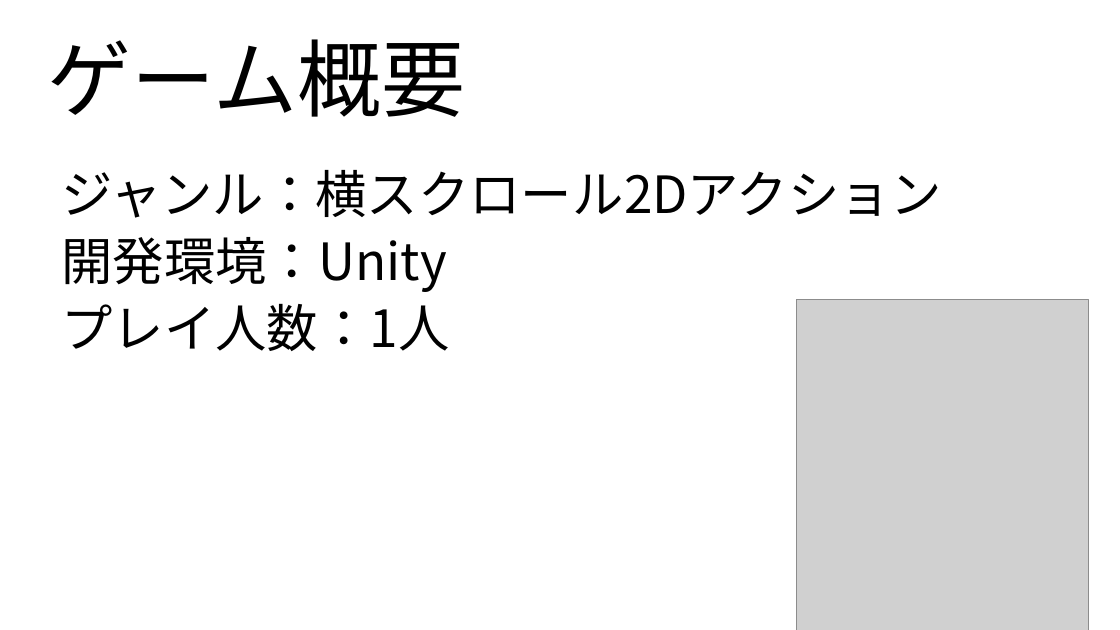
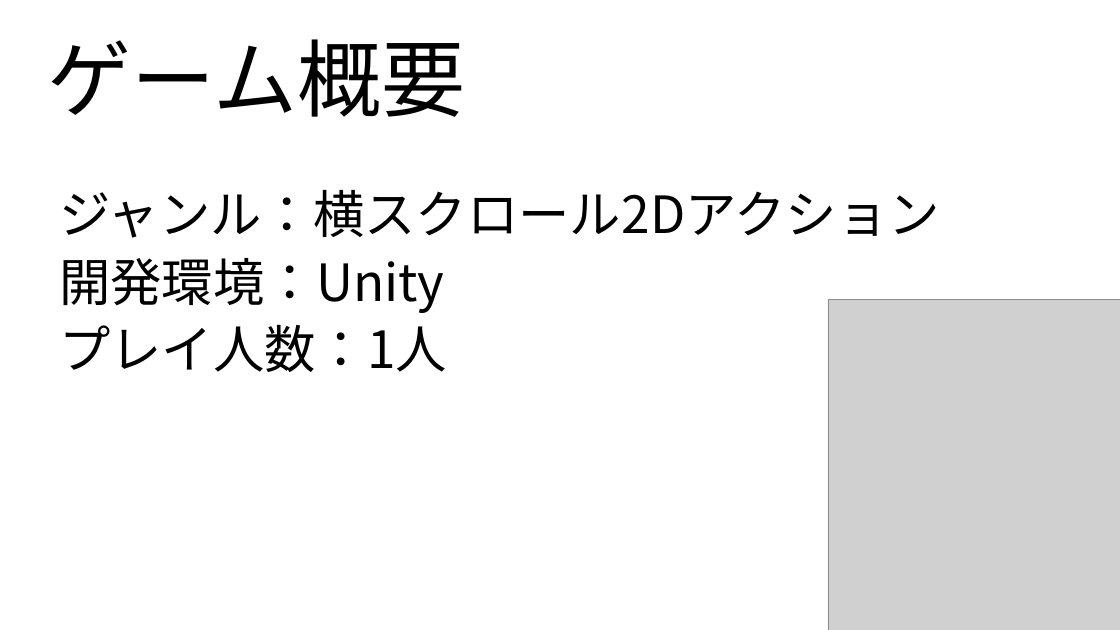
Before and after one commit to kawasakiryota1646/kawanishi, a slide deck: slide 2 of 爆チャリ.pptx. Drawn at 1120x630 pixels with LibreOffice and Linux fonts; fonts in the diff are those of the drawing; grey boxes stand for pictures. Boxes give left, top, right and bottom in pixels: in the first picture for what was removed or moved away, otherwise in the second. Text is boxed around its words. In the diff, an @@ line names an element or a change of style, - is before the commit and + after.

```diff
--- a/爆チャリ.pptx
+++ b/爆チャリ.pptx
@@ text "ジャンル：横スクロール2Dアクション": place and size @@
-text "ジャンル：横スクロール2Dアクション" at (62, 170, 943, 351)
+text "ジャンル：横スクロール2Dアクション" at (59, 190, 940, 372)
@@ picture: place and size @@
-picture at (797, 299, 1089, 630)
+picture at (828, 299, 1120, 630)
```
Also in this commit, not shown: 2 other slides changed.
